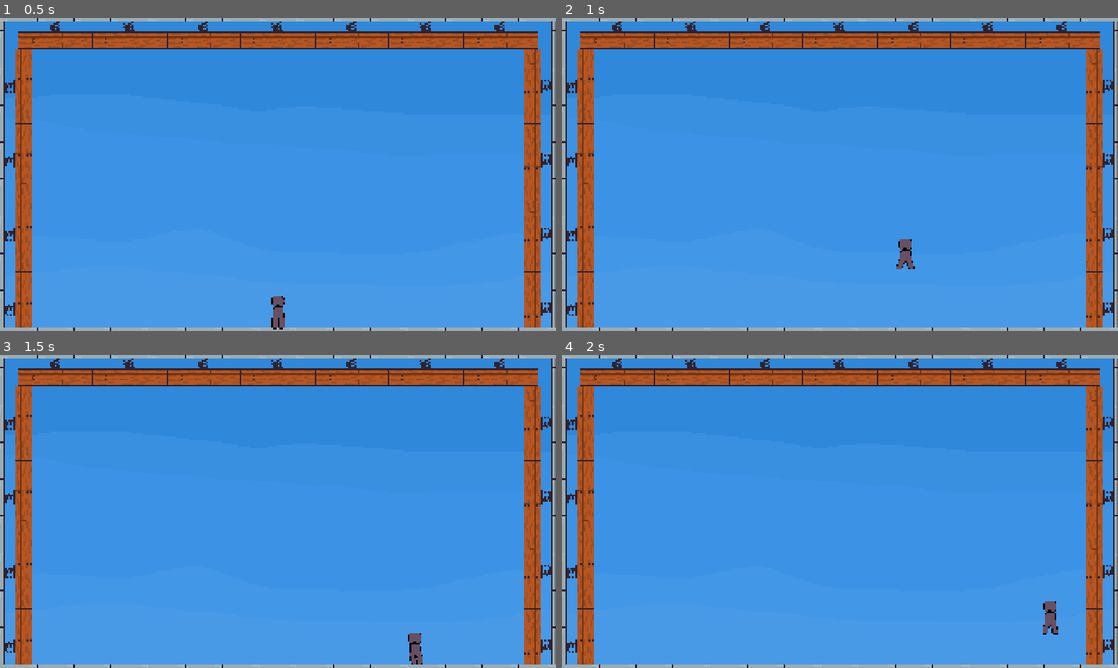
Above: before the commit, frames 1-4 (two rows, left to right).
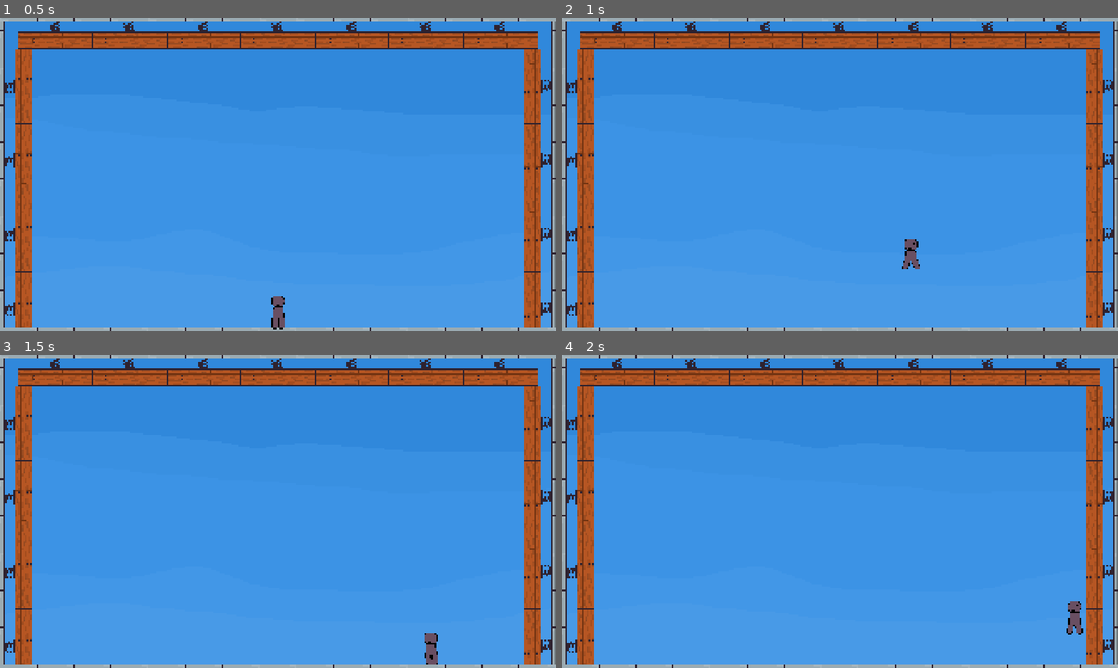
Above: after the commit, the same moments.

Repository: Sominnyusz/Vault
Game: Godot game, scene res://scenes/game.tscn
Same seed, same stepped clock (60 frames per second), same inputs: the game is played once before the commit and once after it.
Inputs:
- Up to frame 1 (0.5 s): no input
- Up to frame 2 (1 s): hold D (move_Right) from 0.53 s (still down); tap Space (jump) at 0.77 s
- Up to frame 3 (1.5 s): keep holding D (move_Right)
- Up to frame 4 (2 s): keep holding D (move_Right); tap Space (jump) at 1.52 s

Frame 1 is identical in both runs. In frame 2, 0.3% of the frame differs, in the area x 60-65%, y 70-81%; in frame 3, 0.4%; in frame 4, 0.5%, in the area x 86-94%, y 78-90%.

Commit message:
V.0.1.: Bounceboards now work properly

Diff:
--- a/scripts/bounceboard.gd
+++ b/scripts/bounceboard.gd
@@ -8,4 +8,7 @@
 	if body.name == "Player":
 		if body.player_state != "Jump":
 			body.player_state = "Jump"
-		body.velocity.y = -800
+		if get_parent().name == "Ceiling":
+			body.velocity.y = 800
+		else:
+			body.velocity.x = rad_to_deg(get_parent().rotation) * 30
--- a/scripts/player.gd
+++ b/scripts/player.gd
@@ -19,7 +19,21 @@
 		sprite.flip_h = false
 	elif horizontal == -1:
 		sprite.flip_h = true
-	velocity.x = horizontal * speed
+
+	var speedincrease = horizontal * acceleration
+	if not is_on_floor():
+		speedincrease * 0.3
+	if horizontal > 0 and velocity.x < speed:
+		velocity.x += speedincrease
+	if horizontal < 0 and velocity.x > -speed:
+		velocity.x += speedincrease
+	if horizontal == 0 and is_on_floor():
+		velocity.x = 0
+
+	velocity.x *= 0.95
+	if abs(velocity.x) < 10:
+		velocity.x = 0
+
 	velocity.y += getgravity(velocity) * delta
 	move_and_slide()
 
